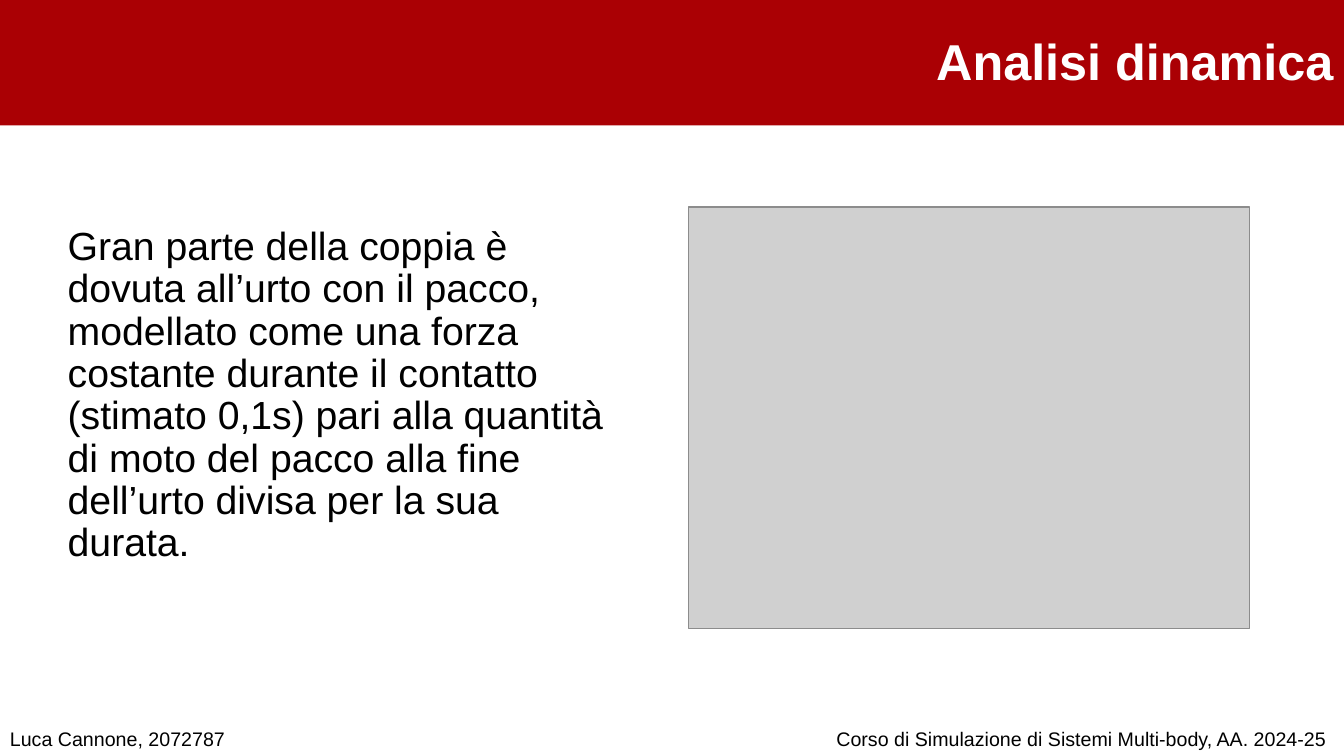
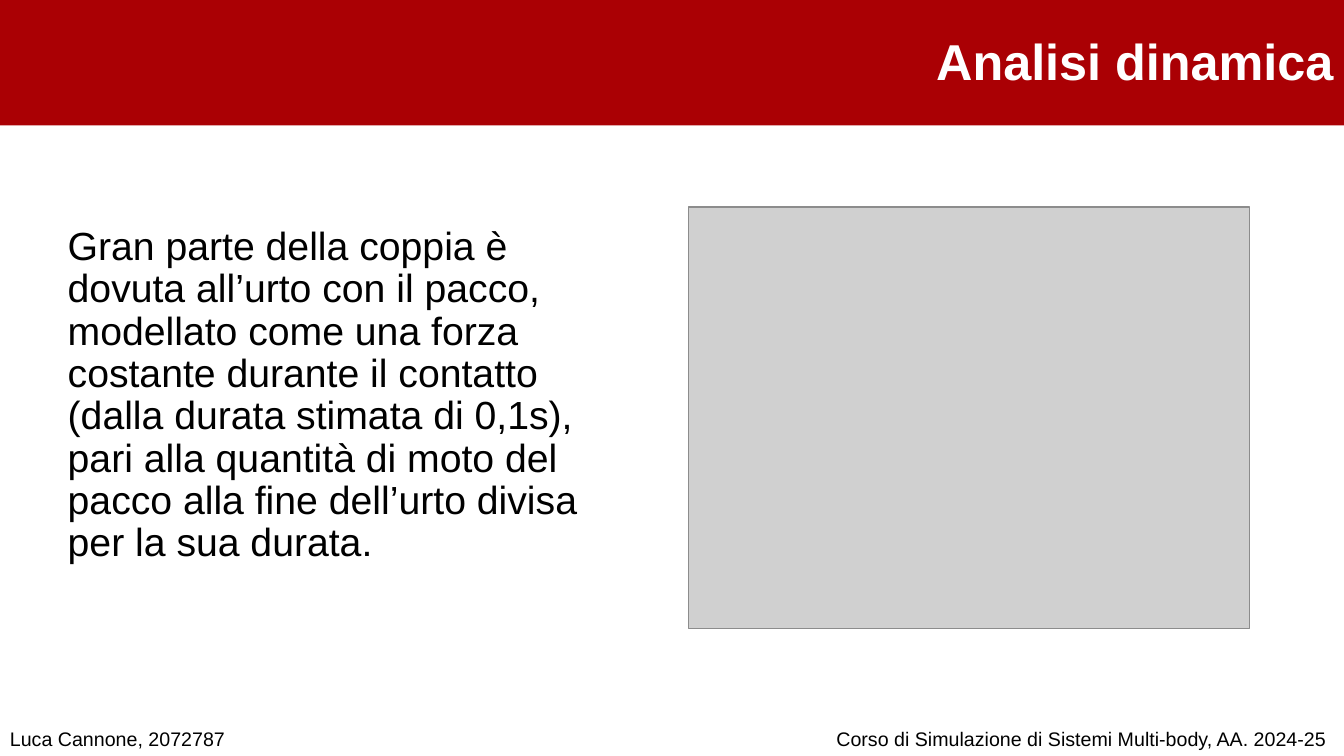
Before and after one commit to cannoneluca/Progetto_Simulazione_MultiBody, a slide deck: slide 9 of Presentazione .pptx. Drawn at 1344x756 pixels with LibreOffice and Linux fonts; fonts in the diff are those of the drawing; grey boxes stand for pictures; background and template pictures are left out. Boxes give left, top, right and bottom in pixels: in the first picture for what was removed or moved away, otherwise in the second. Text is boxed around its words. In the diff, an @@ line names an element or a change of style, - is before the commit and + after.

```diff
--- a/Presentazione .pptx
+++ b/Presentazione .pptx
@@ text at [68,231,577,564]: text changed @@
-Gran parte della coppia è dovuta all’urto con il pacco, modellato come una forza costante durante il contatto (stimato 0,1s) pari alla quantità di moto del pacco alla fine dell’urto divisa per la sua durata.
+Gran parte della coppia è dovuta all’urto con il pacco, modellato come una forza costante durante il contatto (dalla durata stimata di 0,1s), pari alla quantità di moto del pacco alla fine dell’urto divisa per la sua durata.
```
Also in this commit, not shown: 18 other slides changed, 1 slide added, 1 slide removed.
